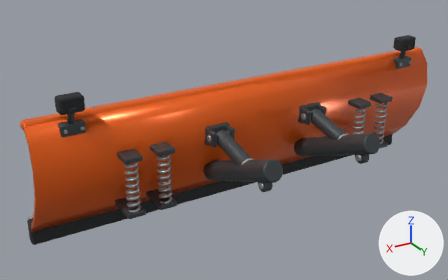
The glTF model vehicles/tractor_snow_blade.glb: old version first, new version second.
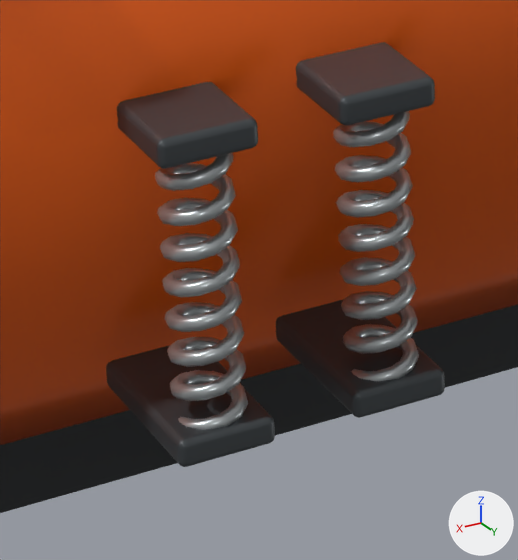
The first picture shows the older version from a camera (50 mm lens) standing at (2.21, 3.25, 2.16) and looking at (0.29, 0.04, 0.56). The close-ups show the older and then the newer version on the part from 21% to 43% of the width and 48% to 84% of the height of that picture. Only the edits that show in the close-ups are written down. The lights are fixed; the arrows at lower right show +X, +Y and +Z. Where no turn or scale is listed for an object, it has been applied to the vertices. Vertices at exactly the same position are counted once.

The first close-up shows 'Orange mouldboard', 'Rubber cutting edge', 'Spring anchor.004', 'Spring anchor.005', 'Spring anchor.006', 'Spring anchor.007', 'Trip spring.002', 'Trip spring.003'.
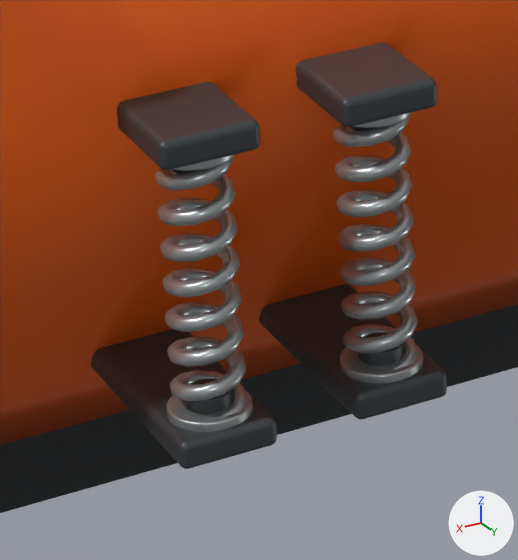
Where the change shows, as pixel boxes [x1, y1, x2, y2] in the close-ups (518 x 560 px; the box of a moved part takes in the faces that stretch with it):
'Spring anchor.006', reshaped, moved (10% wider, 15% taller)
    before: [106, 345, 275, 467]
    after: [91, 329, 277, 469]
'Spring anchor.004', reshaped, moved (11% wider, 13% taller)
    before: [276, 299, 445, 418]
    after: [259, 284, 447, 419]
'Spring anchor.007', reshaped, moved
    before: [117, 82, 258, 169]
    after: [117, 82, 260, 170]
'Spring anchor.005', reshaped, moved
    before: [296, 42, 435, 125]
    after: [296, 42, 437, 127]
'Spring centering cup.006', added
    after: [167, 390, 253, 432]
'Spring centering cup.004', added
    after: [340, 345, 423, 383]
'Spring centering pin.006', added
    after: [186, 378, 232, 413]
'Spring centering pin.004', added
    after: [359, 332, 403, 366]
'Spring centering cup.007', added
    after: [152, 155, 234, 171]
'Spring centering cup.005', added
    after: [328, 112, 412, 128]
'Spring centering pin.005', added (mostly hidden)
    after: [350, 127, 377, 131]
'Spring centering pin.007', added (mostly hidden)
    after: [172, 169, 197, 174]
part 1 of me_cube_015, moved or reshaped (not visible afterwards)
    before: [276, 299, 344, 337]
part 2 of me_cube_015, moved or reshaped
    before: [276, 301, 445, 418]
    after: [259, 284, 447, 419]
part 3 of me_cube_016, moved or reshaped
    before: [338, 76, 435, 125]
    after: [340, 78, 437, 127]
part 4 of me_cube_017, moved or reshaped (not visible afterwards)
    before: [106, 345, 170, 383]
part 5 of me_cube_017, moved or reshaped
    before: [107, 347, 275, 467]
    after: [91, 329, 277, 469]
part 6 of me_cube_018, moved or reshaped
    before: [156, 118, 258, 169]
    after: [157, 119, 260, 170]

Edits to the bpy script that builds the scene:
```text
Change me_cube_015:
    remove me_cube_015.from_pydata(...)  # 152 vertices, 300 faces; spans x -0.058..0.058, y -0.11..0.11, z -0.018..0.018
    add me_cube_015.from_pydata(...)  # 152 vertices, 300 faces; spans x -0.058..0.058, y -0.15..0.15, z -0.018..0.018
    me_cube_015 part 1: all 76 vertices in x -0.058..0.058, y -0.11..-0.101, z -0.018..0.018 are moved by (0.0, -0.04, 0.0)
    me_cube_015 part 2: all 76 vertices in x -0.058..0.058, y 0.101..0.11, z -0.018..0.018 are moved by (0.0, 0.04, 0.0)
Change me_cube_016:
    remove me_cube_016.from_pydata(...)  # 152 vertices, 300 faces; spans x -0.058..0.058, y -0.11..0.11, z -0.018..0.018
    add me_cube_016.from_pydata(...)  # 152 vertices, 300 faces; spans x -0.058..0.058, y -0.076..0.076, z -0.018..0.018
    me_cube_016 part 3: all 76 vertices in x -0.058..0.058, y 0.101..0.11, z -0.018..0.018 are moved by (0.0, -0.034, 0.0)
    other edits to the shape of me_cube_016 do not show in these pictures
Change me_cube_017:
    remove me_cube_017.from_pydata(...)  # 152 vertices, 300 faces; spans x -0.058..0.058, y -0.11..0.11, z -0.018..0.018
    add me_cube_017.from_pydata(...)  # 152 vertices, 300 faces; spans x -0.058..0.058, y -0.15..0.15, z -0.018..0.018
    me_cube_017 part 4: all 76 vertices in x -0.058..0.058, y -0.11..-0.101, z -0.018..0.018 are moved by (0.0, -0.04, 0.0)
    me_cube_017 part 5: all 76 vertices in x -0.058..0.058, y 0.101..0.11, z -0.018..0.018 are moved by (0.0, 0.04, 0.0)
Change me_cube_018:
    remove me_cube_018.from_pydata(...)  # 152 vertices, 300 faces; spans x -0.058..0.058, y -0.11..0.11, z -0.018..0.018
    add me_cube_018.from_pydata(...)  # 152 vertices, 300 faces; spans x -0.058..0.058, y -0.076..0.076, z -0.018..0.018
    me_cube_018 part 6: all 76 vertices in x -0.058..0.058, y 0.101..0.11, z -0.018..0.018 are moved by (0.0, -0.034, 0.0)
    other edits to the shape of me_cube_018 do not show in these pictures
Change ob_spring_anchor_004:
    ob_spring_anchor_004.location: (0.78, 0.1, 0.29) -> (0.78, 0.065, 0.29)
Change ob_spring_anchor_005:
    ob_spring_anchor_005.location: (0.78, 0.1, 0.65) -> (0.78, 0.139, 0.65)
Change ob_spring_anchor_006:
    ob_spring_anchor_006.location: (0.99, 0.1, 0.29) -> (0.99, 0.065, 0.29)
Change ob_spring_anchor_007:
    ob_spring_anchor_007.location: (0.99, 0.1, 0.65) -> (0.99, 0.139, 0.65)
Add ob_spring_centering_pin_007:
    ob_spring_centering_pin_007 = bpy.data.objects.new('Spring centering pin.007', me_cylinder_055)  # 400 vertices, 796 faces; spans x -0.025..0.025, y -0.025..0.025, z -0.0125..0.0125; in mat_graphite_steel (dark grey #4a4f52)
    ob_spring_centering_pin_007.location = (0.99, 0.16, 0.617)
Add ob_spring_centering_pin_006:
    ob_spring_centering_pin_006 = bpy.data.objects.new('Spring centering pin.006', me_cylinder_053)  # 400 vertices, 796 faces; spans x -0.025..0.025, y -0.025..0.025, z -0.0125..0.0125; in mat_graphite_steel (dark grey #4a4f52)
    ob_spring_centering_pin_006.location = (0.99, 0.16, 0.323)
Add ob_spring_centering_pin_005:
    ob_spring_centering_pin_005 = bpy.data.objects.new('Spring centering pin.005', me_cylinder_053.copy())
    ob_spring_centering_pin_005.location = (0.78, 0.16, 0.617)
Add ob_spring_centering_pin_004:
    ob_spring_centering_pin_004 = bpy.data.objects.new('Spring centering pin.004', me_cylinder_049)  # 400 vertices, 796 faces; spans x -0.025..0.025, y -0.025..0.025, z -0.0125..0.0125; in mat_graphite_steel (dark grey #4a4f52)
    ob_spring_centering_pin_004.location = (0.78, 0.16, 0.323)
Add ob_spring_centering_cup_007:
    ob_spring_centering_cup_007 = bpy.data.objects.new('Spring centering cup.007', me_cylinder_054)  # 400 vertices, 796 faces; spans x -0.047..0.047, y -0.047..0.047, z -0.009..0.009; in mat_galvanised_steel (grey #adb3b5)
    ob_spring_centering_cup_007.location = (0.99, 0.16, 0.631)
Add ob_spring_centering_cup_006:
    ob_spring_centering_cup_006 = bpy.data.objects.new('Spring centering cup.006', me_cylinder_054.copy())
    ob_spring_centering_cup_006.location = (0.99, 0.16, 0.309)
Add ob_spring_centering_cup_005:
    ob_spring_centering_cup_005 = bpy.data.objects.new('Spring centering cup.005', me_cylinder_054.copy())
    ob_spring_centering_cup_005.location = (0.78, 0.16, 0.631)
Add ob_spring_centering_cup_004:
    ob_spring_centering_cup_004 = bpy.data.objects.new('Spring centering cup.004', me_cylinder_048)  # 400 vertices, 796 faces; spans x -0.047..0.047, y -0.047..0.047, z -0.009..0.009; in mat_galvanised_steel (grey #adb3b5)
    ob_spring_centering_cup_004.location = (0.78, 0.16, 0.309)
```
